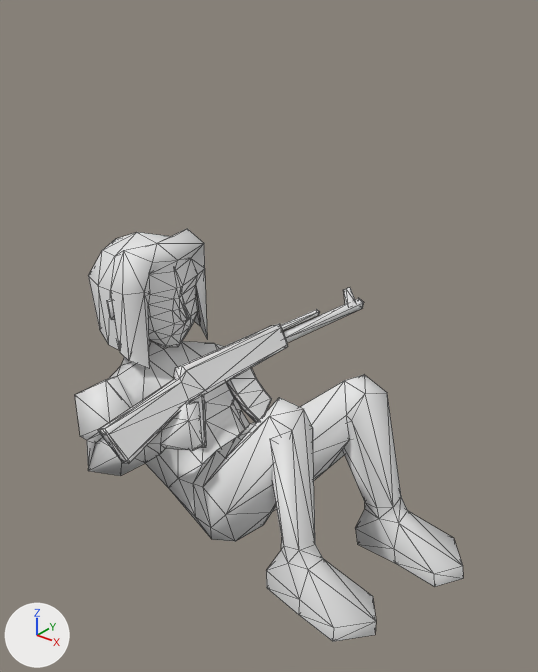
A saved change to the OBJ model Res/player_female/player_female_rolling_5.obj.
Both versions are drawn from a 50 mm camera at (1.166, -1.222, 1.307) aimed at (0.186, 0.002, 0.548). The lights are fixed; the arrows at lower left show +X, +Y and +Z. Mesh edges are drawn as thin lines. Where no turn or scale is listed for an object, it has been applied to the vertices. Vertices at the same position are counted once.

The first picture shows 'Human.Female'.
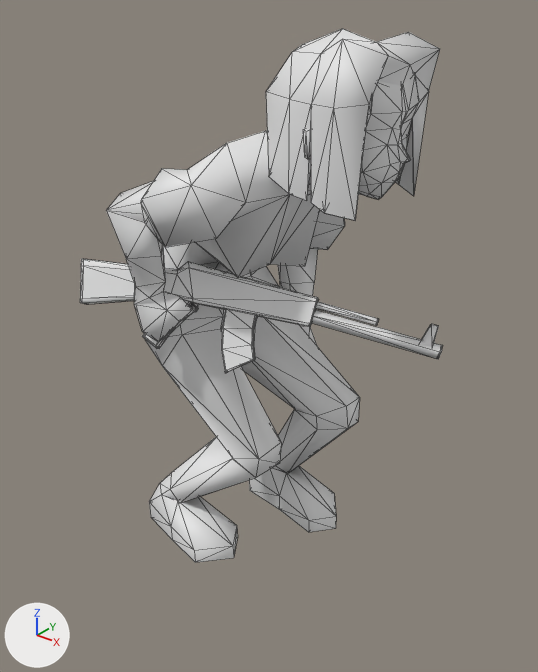
Pixel boxes (x1, y1, x2, y2) of what changed, in the pictures (538 x 672 px; the box of a moved part takes in the faces that stretch with it):
'Human.Female', reshaped (6% narrower, 29% taller): before (75, 229, 463, 642); after (80, 29, 443, 562)
part 1 of me_human_female, moved or reshaped: before (107, 300, 115, 320); after (303, 129, 311, 159)
part 2 of me_human_female, moved or reshaped: before (98, 324, 288, 464); after (80, 259, 318, 327)
part 3 of me_human_female, moved or reshaped: before (189, 395, 206, 448); after (142, 300, 193, 349)
part 4 of me_human_female, moved or reshaped: before (280, 309, 319, 331); after (316, 301, 379, 326)
part 5 of me_human_female, moved or reshaped: before (283, 298, 364, 343); after (311, 309, 443, 359)
part 6 of me_human_female, moved or reshaped: before (226, 368, 272, 423); after (221, 309, 258, 373)
part 7 of me_human_female, moved or reshaped: before (343, 287, 356, 305); after (421, 324, 439, 346)
part 8 of me_human_female, rebuilt (14% narrower, 29% taller): before (75, 229, 463, 642); after (106, 29, 440, 562)

What changed in the scene script:
```text
Change me_human_female:
    used by ob_human_female; location = (0.0, 0.0, 0.0)
    remove me_human_female.from_pydata(...)  # 547 vertices, 1038 faces; spans x -0.38..0.687, y -0.377..0.395, z -0.018..0.71
    add me_human_female.from_pydata(...)  # 555 vertices, 1038 faces; spans x -0.131..0.587, y -0.323..0.284, z -0.009..1.218
    me_human_female part 1: the loose piece of 8 vertices spanning x -0.231..-0.193, y -0.132..-0.078, z 0.512..0.579 is multiplied about its middle by the matrix ((1.019, -0.004, 0.037), (0.006, 1.018, -0.058), (-0.036, 0.058, 1.018)), then moved by (0.599, 0.001, 0.489)
    me_human_female part 2: the loose piece of 48 vertices spanning x -0.006..0.155, y -0.377..0.131, z 0.319..0.519 is multiplied about its middle by the matrix ((0.638, 0.719, 0.276), (-0.766, 0.631, 0.127), (-0.083, -0.292, 0.953)), then moved by (0.036, -0.038, 0.26)
    me_human_female part 3: the loose piece of 24 vertices spanning x 0.065..0.139, y -0.21..-0.123, z 0.3..0.417 is multiplied about its middle by the matrix ((0.638, 0.719, 0.276), (-0.766, 0.631, 0.127), (-0.083, -0.292, 0.953)), then moved by (-0.022, -0.05, 0.273)
    me_human_female part 4: the loose piece of 12 vertices spanning x 0.105..0.155, y 0.11..0.257, z 0.489..0.518 is multiplied about its middle by the matrix ((0.638, 0.719, 0.276), (-0.766, 0.631, 0.127), (-0.083, -0.292, 0.953)), then moved by (0.259, -0.183, 0.161)
    me_human_female part 5: the loose piece of 13 vertices spanning x 0.112..0.207, y 0.11..0.395, z 0.461..0.517 is multiplied about its middle by the matrix ((0.638, 0.719, 0.276), (-0.766, 0.631, 0.127), (-0.083, -0.292, 0.953)), then moved by (0.294, -0.232, 0.14)
    me_human_female part 6: the loose piece of 40 vertices spanning x 0.089..0.183, y -0.055..0.034, z 0.308..0.444 is multiplied about its middle by the matrix ((0.638, 0.719, 0.276), (-0.766, 0.631, 0.127), (-0.083, -0.292, 0.953)), then moved by (0.082, -0.132, 0.224)
    me_human_female part 7: the loose piece of 8 vertices spanning x 0.156..0.195, y 0.342..0.376, z 0.497..0.55 is multiplied about its middle by the matrix ((0.638, 0.719, 0.276), (-0.766, 0.631, 0.127), (-0.083, -0.292, 0.953)), then moved by (0.374, -0.279, 0.106)
    me_human_female part 8: the loose piece of 386 vertices spanning x -0.38..0.687, y -0.337..0.304, z -0.018..0.71 is rebuilt with 394 vertices and now spans x -0.131..0.513, y -0.323..0.284, z -0.009..1.218
```
